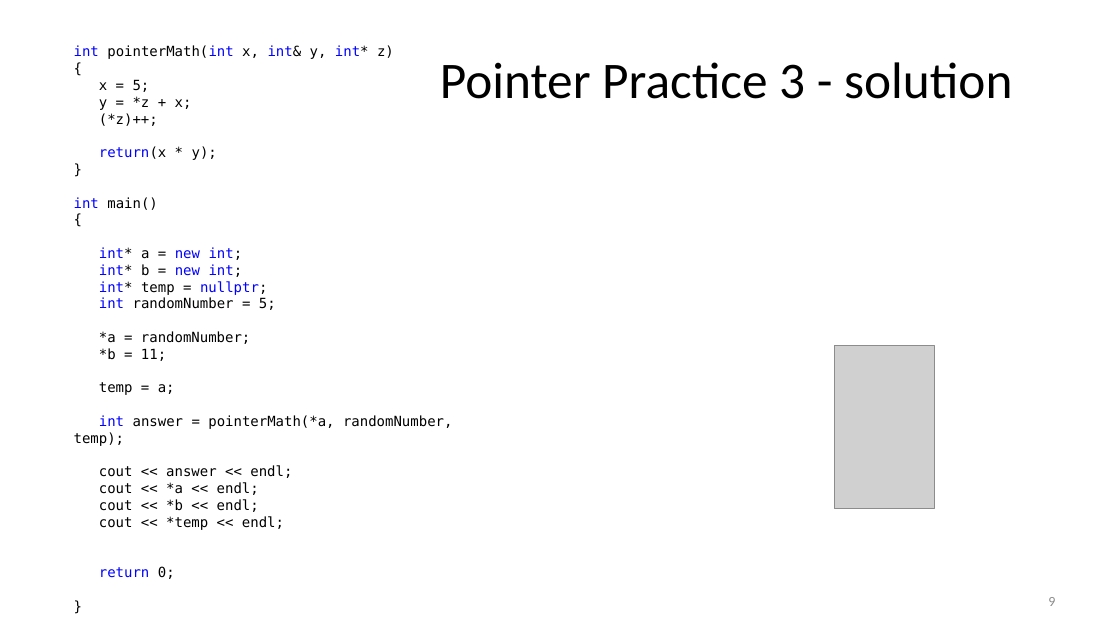
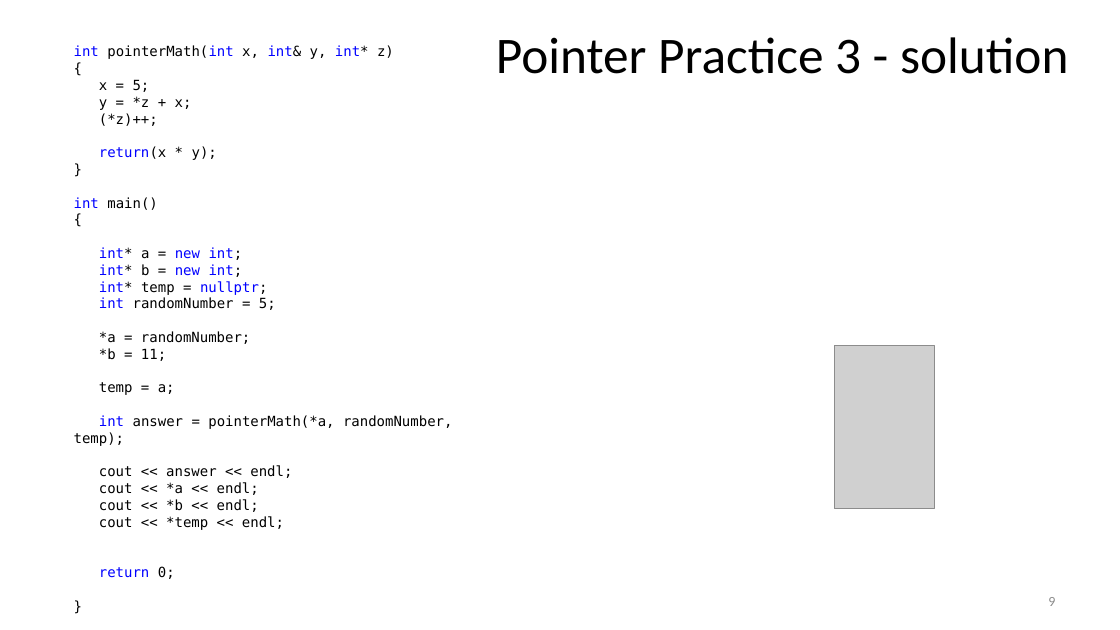
Before and after one commit to JimmyKePeng/Bootcamp-Repository, a slide deck: slide 9 of - Slides/CS301_Bootcamp_Pointer Practice - blank.pptx. Drawn at 1120x630 pixels with LibreOffice and Linux fonts; fonts in the diff are those of the drawing; grey boxes stand for pictures. Boxes give left, top, right and bottom in pixels: in the first picture for what was removed or moved away, otherwise in the second. Text is boxed around its words. In the diff, an @@ line names an element or a change of style, - is before the commit and + after.

```diff
--- a/- Slides/CS301_Bootcamp_Pointer Practice - blank.pptx
+++ b/- Slides/CS301_Bootcamp_Pointer Practice - blank.pptx
@@ title "Pointer Practice 3 - solution" moved from (x1=440, y1=62, x2=1012, y2=99) to (x1=496, y1=37, x2=1068, y2=74) @@
```
Also in this commit, not shown: 6 other slides changed, 3 slides added.
